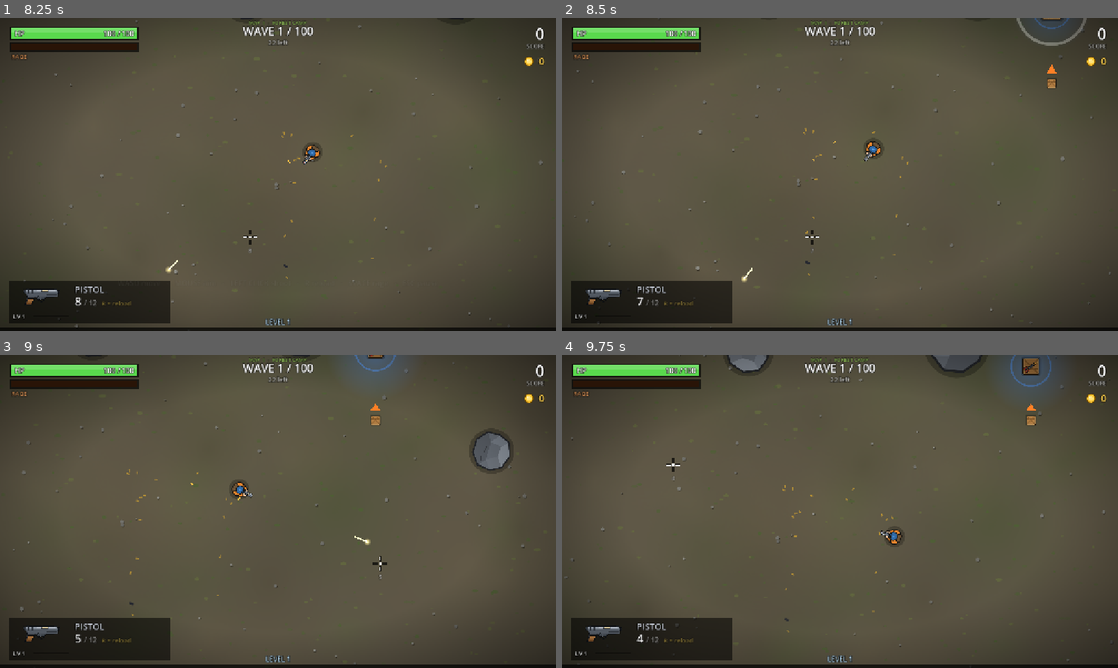
Above: before the commit, frames 1-4 (two rows, left to right).
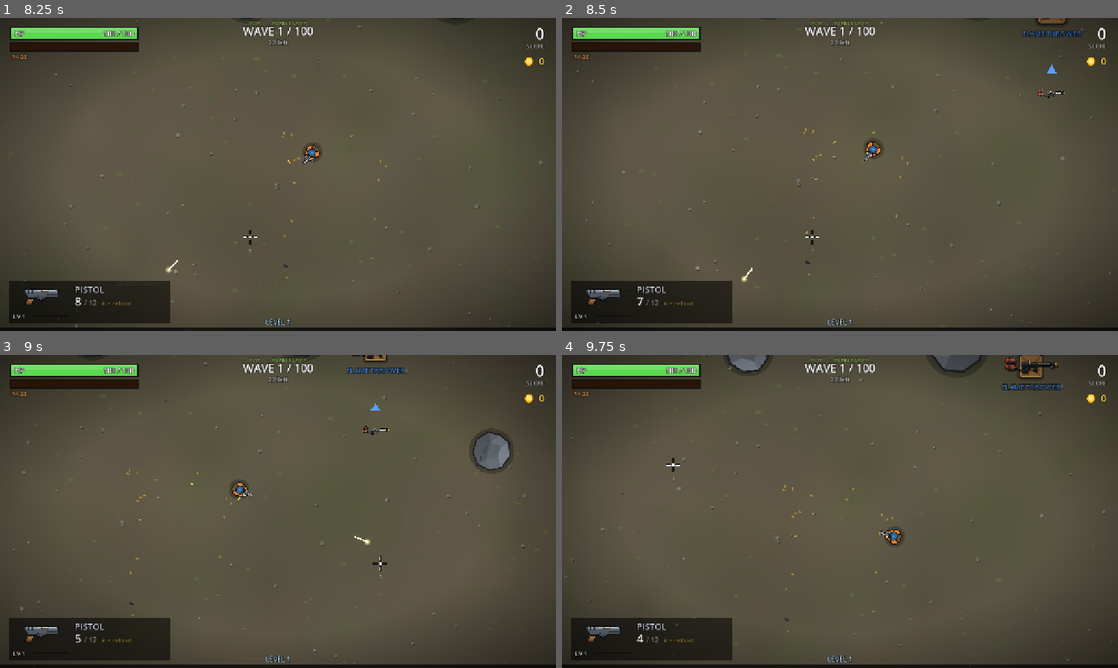
Above: after the commit, the same moments.

Repository: BitcoinPapi/rot-riot
Game: Godot game, scene res://scenes/main.tscn
The game is run twice, just before and just after one commit, with the same random seed, the same clock (stepped at 60 frames per second) and the same inputs.
Inputs (mouse positions are in pixels of both pictures, inside the frame that each line leads up to):
- Up to frame 1 (8.25 s): click "PLAY" at 0.5 s; click "START - FOREST CAMP" at 1.25 s; tap Enter (ui_accept) at 2, 2.27, 5.27 s; move the mouse to (250, 237) at 2.02 s; press the mouse at (250, 237) at 2.03 s; hold W (move_up) 2.03-2.75 s; release the mouse at (250, 237) at 2.75 s; drag from (444, 221) to (250, 237) at 2.77 s; move the mouse to (111, 127) at 3.52 s; hold A (move_left) 3.53-4.25 s; hold Space (rage) 3.53-4.25 s; click (111, 127) at 3.8 s; drag from (305, 174) to (111, 127) at 4.27 s; move the mouse to (194, 96) at 5.02 s; press the mouse at (194, 96) at 5.03 s; hold S (move_down) 5.03-5.75 s; release the mouse at (194, 96) at 5.75 s; drag from (400, 158) to (194, 96) at 5.77 s; move the mouse to (166, 190) at 6.52 s; hold W (move_up) 6.53-7.25 s; hold Space (rage) 6.53-7.25 s; click (166, 190) at 6.8 s; drag from (333, 105) to (166, 190) at 7.27 s; move the mouse to (250, 237) at 8.02 s; press the mouse at (250, 237) at 8.03 s; hold D (move_right) from 8.03 s (still down)
- Up to frame 2 (8.5 s): keep holding D (move_right); tap Enter (ui_accept) at 8.27 s
- Up to frame 3 (9 s): release D (move_right) at 8.75 s; release the mouse at (250, 574) at 8.75 s; drag from (444, 558) to (250, 574) at 8.77 s
- Up to frame 4 (9.75 s): move the mouse to (673, 464) at 9.52 s; hold S (move_down) from 9.53 s (still down); hold Space (rage) from 9.53 s (still down)

Frame 1 is identical in both runs. In frame 2, 0.7% of the frame differs, in the area x 81-95%, y 0-26%; in frame 3, 0.9%; in frame 4, 1.1%, in the area x 79-90%, y 0-23%.

Commit message:
Weapon crates: breakable, with a big weapon picture and no coloured circles
- Bullets, flames and blasts damage crates (a bullet stops in the wood);
  a destroyed crate takes its weapon with it. Damage is the weapon's plain
  damage, so upgrades do not make crates more fragile; blasts count double.
- The crate is larger, shows the weapon's side-view picture right across it
  and its name underneath in the rarity colour. Cracks and a small bar show
  damage. The glow and rings around crates are gone.
- Edge arrows show the weapon picture and only appear for things that are
  really off screen.

Co-Authored-By: Claude Fable 5.2 <noreply@anthropic.com>
Claude-Session: https://claude.ai/code/session_01MxsTBQzSFAhqViKNxZ6Ccv

Diff:
--- a/scripts/autoload/art.gd
+++ b/scripts/autoload/art.gd
@@ -134,6 +134,7 @@
 	# --- pickups ---
 	_svg("coin", 18, 18, SVG_COIN)
 	_svg("crate", 38, 38, SVG_CRATE)
+	_flash("crate")
 	_svg("medkit", 28, 28, SVG_MEDKIT)
 
 	# --- scenery ---
--- a/scripts/autoload/sfx.gd
+++ b/scripts/autoload/sfx.gd
@@ -44,6 +44,8 @@
 	"weapon_expire": [_make_weapon_expire, -6.0, 0.1],
 	"medkit": [_make_medkit, -4.0, 0.1],
 	"crate_spawn": [_make_crate_spawn, -6.0, 0.1],
+	"crate_hit": [_make_crate_hit, -6.0, 0.05],
+	"crate_break": [_make_crate_break, -2.0, 0.2],
 	"rage_ready": [_make_rage_ready, -4.0, 0.3],
 	"rage_start": [_make_rage_start, 1.0, 0.3],
 	"rage_end": [_make_rage_end, -6.0, 0.3],
@@ -769,6 +771,24 @@
 	s.tone(0.24, 0.26, 0.55, 880.0, 880.0, 0.12, Synth.TRIANGLE)
 
 
+func _make_crate_hit(s: Synth) -> void:
+	# A bullet thumping into wood.
+	s.length(0.14)
+	s.band(0.0, 0.1, 1.2, 0.03, 340.0, 4.0)
+	s.noise(0.0, 0.04, 0.7, 0.01, 3500.0, 1200.0, 0.0005, 500.0)
+
+
+func _make_crate_break(s: Synth) -> void:
+	# Planks cracking apart and clattering down.
+	s.length(0.6)
+	s.drive = 1.6
+	s.noise(0.0, 0.1, 1.4, 0.03, 5000.0, 900.0, 0.0005, 200.0)
+	s.band(0.0, 0.2, 1.0, 0.06, 280.0, 3.0)
+	for i in 5:
+		s.band(0.08 + i * 0.07, 0.05, 0.7 - i * 0.1, 0.015, 700.0 + 160.0 * i, 6.0)
+	s.reverb(0.2, 0.3, 2400.0)
+
+
 func _make_pet_bite(s: Synth) -> void:
 	# A short snarl and the snap of teeth.
 	s.length(0.16)
--- a/scripts/config.gd
+++ b/scripts/config.gd
@@ -421,7 +421,17 @@
 const CRATE_INTERVAL_MAX := 19.0
 const CRATE_MAX_ON_FIELD := 2
 const CRATE_LIFETIME := 26.0
-const CRATE_PICKUP_RADIUS := 30.0
+const CRATE_PICKUP_RADIUS := 34.0
+const CRATE_SIZE := 54.0                # how big the crate is drawn
+const CRATE_ICON_WIDTH := 104.0         # width of the weapon picture on it (big, so it can be read at a glance)
+# Crates are wood: your own bullets, flames and blasts break them, and what
+# was inside is lost. A hit takes the weapon's plain damage (your upgrades do
+# not make crates more fragile). Set CRATE_HP to 0 for crates that cannot break.
+const CRATE_HP := 150.0
+const CRATE_BLAST_MULT := 2.0           # explosions are this much harder on crates than bullets
+const CRATE_HIT_RADIUS := 24.0          # how big a target a crate is for bullets
+const CRATE_FLASH_TIME := 0.08          # it flashes white this long when hit
+const CRATE_BREAK_SHAKE := 0.25
 const CRATE_MIN_DIST_FROM_PLAYER := 260.0
 const CRATE_MAX_DIST_FROM_PLAYER := 700.0
 
--- a/scripts/dev/dev_tools.gd
+++ b/scripts/dev/dev_tools.gd
@@ -9,6 +9,7 @@
 ##   --gear=N           start with N random pieces of gear, some of them worn
 ##   --pets=N           own the first N pets and take the last of them along (use with --level=18 or more)
 ##   --drop-gear        one second into a run, drop a piece of every tier around the player (and one on top of them)
+##   --drop-crates      one second into a run, drop four weapon crates around the player (two of them damaged)
 ##   --map=N            play map N (unlocks it); --best=W sets the best wave cleared there, --start=W the starting wave
 ##   --level=N          start as a level N character with points to spend (for screenshots)
 ##   --armory-weapon=ID with --screen=armory: show this weapon
@@ -124,6 +125,12 @@
 			for i in drops.size():
 				game.pickups.spawn_gear(game.player.pos + Vector2.from_angle(-2.4 + 0.75 * i) * 190.0, drops[i])
 			game.pickups.spawn_gear(game.player.pos + Vector2(4.0, 0.0), "lucky_ring:2")
+		if _args.has("drop-crates") and _frame == 60:
+			var boxes := ["shotgun", "rifle", "launcher", "pistol"]
+			for i in boxes.size():
+				game.pickups.spawn_crate(game.player.pos + Vector2.from_angle(-2.6 + 0.9 * i) * 200.0, boxes[i])
+			game.pickups.damage_crate(game.pickups.crates[1], Config.CRATE_HP * 0.45, Vector2.RIGHT)
+			game.pickups.damage_crate(game.pickups.crates[2], Config.CRATE_HP * 0.75, Vector2.RIGHT)
 		if _args.has("god"):
 			game.player.hp = game.player.max_hp
 		if _args.has("bot") or _auto_bot:
@@ -796,6 +803,22 @@
 	pl.give_weapon("rifle")
 	pl.give_weapon("smg")
 	pl.refill_ammo()
+
+	# --- weapon crates can be shot to pieces ---
+	game.pickups.crates.clear()
+	game.pickups.spawn_crate(game.arena.clamp_inside(pl.pos + Vector2(0.0, 260.0), 80.0), "shotgun")
+	var box: Pickups.Crate = game.pickups.crates[0]
+	_check(is_equal_approx(box.hp, Config.CRATE_HP), "a fresh crate is undamaged")
+	game.projectiles.spawn(box.pos + Vector2(-70.0, 0.0), Vector2.RIGHT, Config.WEAPONS["pistol"], "pistol", 9999.0, 0.0)
+	await _until(func() -> bool: return box.hp < Config.CRATE_HP, 30)
+	_check(is_equal_approx(box.hp, Config.CRATE_HP - float(Config.WEAPONS["pistol"]["damage"])),
+			"a bullet stops in a weapon crate and damages it (by the weapon's plain damage, not yours)")
+	var box_hp := box.hp
+	game.projectiles.spawn(box.pos + Vector2(-90.0, 0.0), Vector2.RIGHT, Config.WEAPONS["launcher"], "launcher", 1.0, 0.0)
+	await _until(func() -> bool: return box.hp < box_hp, 60)
+	_check(box.hp <= 0.0, "a grenade blows a weapon crate apart")
+	await _until(func() -> bool: return not game.pickups.crates.has(box), 30)
+	_check(not game.pickups.crates.has(box) and pl.weapon_id == "smg", "a destroyed crate is gone, and its weapon with it")
 	_auto_bot = true
 
 	# --- wounded looks ---
--- a/scripts/game/hud.gd
+++ b/scripts/game/hud.gd
@@ -336,7 +336,8 @@
 ## are out of view.
 func _draw_crate_arrows() -> void:
 	for crate: Pickups.Crate in game.pickups.crates:
-		_edge_arrow(crate.pos, Config.WEAPONS[crate.weapon]["color"], Art.t("crate"), Color.WHITE)
+		_edge_arrow(crate.pos, Config.CRATE_RARITIES[String(Config.WEAPONS[crate.weapon]["rarity"])]["color"],
+				Art.t("icon_" + crate.weapon), Color.WHITE)
 	for piece: Pickups.Loot in game.pickups.loot:
 		var color: Color = Config.gear_tier_def(Config.gear_tier_of(piece.key))["color"]
 		_edge_arrow(piece.pos, color, Art.t("gear_" + String(Config.GEAR_ITEMS[Config.gear_item_of(piece.key)]["type"])),
@@ -344,9 +345,11 @@
 
 
 func _edge_arrow(world: Vector2, color: Color, icon: Texture2D, icon_color: Color) -> void:
+	# Only for things that really are off the screen; the arrow itself is kept
+	# clear of the bars at the top and bottom.
 	var view := Rect2(Vector2(46.0, 128.0), size - Vector2(92.0, 228.0))
 	var sp := _to_screen(world)
-	if view.has_point(sp):
+	if Rect2(Vector2.ZERO, size).grow(-12.0).has_point(sp):
 		return
 	var clamped := Vector2(clampf(sp.x, view.position.x, view.end.x), clampf(sp.y, view.position.y, view.end.y))
 	var dir := (sp - clamped).normalized()
@@ -354,7 +357,10 @@
 	var pulse := 1.0 + 0.15 * sin(_time * 8.0)
 	var tip := clamped + dir * 18.0 * pulse
 	draw_colored_polygon(PackedVector2Array([tip, clamped + side * 12.0, clamped - side * 12.0]), color)
-	draw_texture_rect(icon, Rect2(clamped - dir * 22.0 - Vector2(13, 13), Vector2(26, 26)), false, icon_color)
+	# (Weapon pictures are wide: keep their shape.)
+	var shape := icon.get_size()
+	var icon_size := Vector2(26, 26) if is_equal_approx(shape.x, shape.y) else Vector2(64.0, 64.0 * shape.y / shape.x)
+	draw_texture_rect(icon, Rect2(clamped - dir * (14.0 + icon_size.x * 0.5) - icon_size * 0.5, icon_size), false, icon_color)
 
 
 func _to_screen(world: Vector2) -> Vector2:
--- a/scripts/game/pickups.gd
+++ b/scripts/game/pickups.gd
@@ -13,6 +13,8 @@
 	var weapon := ""
 	var life := 0.0
 	var age := 0.0
+	var hp: float = Config.CRATE_HP     # bullets and blasts wear it down (see damage_crate)
+	var flash := 0.0                    # white flash after a hit
 
 class Medkit:
 	var pos := Vector2.ZERO
@@ -29,6 +31,7 @@
 var crates: Array[Crate] = []
 var medkits: Array[Medkit] = []
 var loot: Array[Loot] = []
+var crate_t := 2.0               # how far along the last tested path a crate was hit (see crate_on_segment)
 var coin_count := 0
 
 var _coin_pos := PackedVector2Array()
@@ -41,6 +44,7 @@
 
 var _coin_tex: Texture2D
 var _crate_tex: Texture2D
+var _crate_flash_tex: Texture2D
 var _medkit_tex: Texture2D
 var _glow: Texture2D
 var _ring_tex: Texture2D
@@ -52,6 +56,7 @@
 	_font = ThemeDB.fallback_font
 	_coin_tex = Art.t("coin")
 	_crate_tex = Art.t("crate")
+	_crate_flash_tex = Art.t("crate_flash")
 	_medkit_tex = Art.t("medkit")
 	_glow = Art.t("glow")
 	var cap: int = Config.MAX_COINS_ON_FIELD
@@ -133,8 +138,71 @@
 	c.life = Config.CRATE_LIFETIME
 	crates.append(c)
 	game.fx.dust(c.pos, 8)
-	game.fx.ring(c.pos, 10.0, 90.0, 0.4, Color(1, 1, 1, 0.6))
 	Sfx.play("crate_spawn")
+
+
+# ----------------------------------------------------------------------------
+#  Crates can be shot to pieces
+# ----------------------------------------------------------------------------
+## The first crate a shot flying from `a` to `b` runs into (null = none).
+## `crate_t` is then how far along that path (0..1) it is hit. Crates in
+## `ignore` (already burnt by this puff of fire) are skipped.
+func crate_on_segment(a: Vector2, b: Vector2, shot_radius: float, ignore: Array) -> Crate:
+	crate_t = 2.0
+	if Config.CRATE_HP <= 0.0:
+		return null
+	var best: Crate = null
+	var d := b - a
+	var len2 := d.length_squared()
+	var reach: float = Config.CRATE_HIT_RADIUS + shot_radius
+	for c: Crate in crates:
+		if c.hp <= 0.0 or ignore.has(c):
+			continue
+		var f := a - c.pos
+		var t := 0.0
+		if f.length_squared() > reach * reach:
+			# Where the path first enters the circle around the crate.
+			if len2 <= 0.0001:
+				continue
+			var half_b := f.dot(d)
+			var disc := half_b * half_b - len2 * (f.length_squared() - reach * reach)
+			if disc < 0.0:
+				continue
+			t = (-half_b - sqrt(disc)) / len2
+			if t < 0.0 or t > 1.0:
+				continue
+		if t < crate_t:
+			crate_t = t
+			best = c
+	return best
+
+
+## Wear a crate down. At zero it bursts and the weapon inside is lost.
+func damage_crate(c: Crate, amount: float, dir: Vector2) -> void:
+	if Config.CRATE_HP <= 0.0 or c.hp <= 0.0 or amount <= 0.0:
+		return
+	c.hp -= amount
+	c.flash = Config.CRATE_FLASH_TIME
+	game.fx.dust(c.pos - dir * 14.0, 2)
+	if c.hp > 0.0:
+		Sfx.play("crate_hit", 0.0, 0.15)
+		return
+	c.life = 0.0                      # (tick() takes it off the field)
+	game.fx.dust(c.pos, 16)
+	game.fx.sparks(c.pos, dir, 6)
+	game.fx.text(c.pos + Vector2(0, -34), "%s CRATE DESTROYED" % String(Config.WEAPONS[c.weapon]["name"]), Color(1.0, 0.45, 0.35), 17, 1.3)
+	game.shake(Config.CRATE_BREAK_SHAKE)
+	Sfx.play("crate_break")
+
+
+## An explosion at `at`: crates inside take the blast, less toward the edge.
+func blast_crates(at: Vector2, radius: float, amount: float, edge: float) -> void:
+	for c: Crate in crates:
+		var away := c.pos - at
+		var d := away.length()
+		if d < radius + Config.CRATE_HIT_RADIUS:
+			damage_crate(c, amount * Config.CRATE_BLAST_MULT * lerpf(1.0, edge, clampf(d / radius, 0.0, 1.0)),
+					away / d if d > 0.01 else Vector2.RIGHT)
 
 
 func spawn_medkit(at: Vector2) -> void:
@@ -248,7 +316,8 @@
 		var c := crates[i]
 		c.life -= dt
 		c.age += dt
-		var taken := can_collect and c.pos.distance_to(ppos) < Config.CRATE_PICKUP_RADIUS + player.radius
+		c.flash = maxf(c.flash - dt, 0.0)
+		var taken := can_collect and c.hp > 0.0 and c.pos.distance_to(ppos) < Config.CRATE_PICKUP_RADIUS + player.radius
 		if taken:
 			game.collect_crate(c)
 		if taken or c.life <= 0.0:
@@ -340,33 +409,45 @@
 		draw_texture_rect(icon, Rect2(l.pos + bob - Vector2(s, s) * 0.5 + Vector2(1.0, 2.0), Vector2(s, s)), false, Color(0, 0, 0, 0.6))
 		draw_texture_rect(icon, Rect2(l.pos + bob - Vector2(s, s) * 0.5, Vector2(s, s)), false, color.lightened(0.35))
 
+	# Weapon crates: a wooden box with a big picture of the weapon inside and
+	# its name underneath, in the colour of its rarity.
 	for c: Crate in crates:
 		if c.life < 5.0 and not blink_on:
 			continue
 		var w: Dictionary = Config.WEAPONS[c.weapon]
-		# The glow shows the crate's rarity; rarer crates glow bigger and brighter.
-		var rarity := String(w["rarity"])
-		var tier: int = Config.CRATE_RARITY_ORDER.find(rarity)
-		var color: Color = Config.CRATE_RARITIES[rarity]["color"]
+		var rarity_color: Color = Config.CRATE_RARITIES[String(w["rarity"])]["color"]
 		# Drops in with a bounce, then bobs gently.
 		var drop := 1.0 + maxf(0.3 - c.age, 0.0) * 2.5
-		var s := 38.0 * drop * (1.0 + 0.05 * sin(_time * 4.0))
-		var halo := 104.0 + 34.0 * tier + (12.0 + 6.0 * tier) * sin(_time * (4.0 + tier))
-		draw_texture_rect(_glow, Rect2(c.pos - Vector2(halo, halo) * 0.5, Vector2(halo, halo)), false,
-				Color(color.r, color.g, color.b, 0.32 + 0.12 * tier))
-		if tier > 0:
-			var ring := 62.0 + 10.0 * tier + 4.0 * sin(_time * 6.0)
-			draw_texture_rect(_ring_tex, Rect2(c.pos - Vector2(ring, ring) * 0.5, Vector2(ring, ring)), false,
-					Color(color.r, color.g, color.b, 0.55))
-		draw_texture_rect(_crate_tex, Rect2(c.pos - Vector2(s, s) * 0.5, Vector2(s, s)), false)
-		# The weapon inside is shown on the lid.
-		var gun: Texture2D = Art.t("gun_" + c.weapon)
-		var gsize := Art.size_of("gun_" + c.weapon) * 0.62 * drop
-		draw_set_transform(c.pos, -0.6, Vector2.ONE)
-		draw_texture_rect(gun, Rect2(-gsize * 0.5, gsize), false)
-		draw_set_transform(Vector2.ZERO, 0.0, Vector2.ONE)
+		var s: float = Config.CRATE_SIZE * drop * (1.0 + 0.04 * sin(_time * 4.0))
+		var box := Rect2(c.pos - Vector2(s, s) * 0.5, Vector2(s, s))
+		var worn := clampf(c.hp / Config.CRATE_HP, 0.0, 1.0) if Config.CRATE_HP > 0.0 else 1.0
+		draw_texture_rect(_crate_flash_tex if c.flash > 0.0 else _crate_tex, box, false,
+				Color(1, 1, 1).lerp(Color(0.62, 0.55, 0.5), 1.0 - worn))
+		# A shot-up crate shows its cracks.
+		if worn < 0.67:
+			draw_line(c.pos + Vector2(-s * 0.38, -s * 0.3), c.pos + Vector2(-s * 0.05, -s * 0.05), Color(0.08, 0.05, 0.03, 0.85), 2.5)
+			draw_line(c.pos + Vector2(-s * 0.05, -s * 0.05), c.pos + Vector2(-s * 0.18, s * 0.22), Color(0.08, 0.05, 0.03, 0.85), 2.5)
+		if worn < 0.34:
+			draw_line(c.pos + Vector2(s * 0.4, -s * 0.2), c.pos + Vector2(s * 0.1, s * 0.08), Color(0.08, 0.05, 0.03, 0.85), 2.5)
+			draw_line(c.pos + Vector2(s * 0.1, s * 0.08), c.pos + Vector2(s * 0.3, s * 0.4), Color(0.08, 0.05, 0.03, 0.85), 2.5)
+		# The weapon inside, large, straight across the lid.
+		var icon: Texture2D = Art.t("icon_" + c.weapon)
+		var icon_size := Art.size_of("icon_" + c.weapon)
+		var isize := Vector2(Config.CRATE_ICON_WIDTH, Config.CRATE_ICON_WIDTH * icon_size.y / icon_size.x) * drop
+		var icon_at := c.pos + Vector2(0.0, -2.0 - 2.0 * sin(_time * 3.0))
+		draw_texture_rect(icon, Rect2(icon_at - isize * 0.5 + Vector2(2.0, 3.0), isize), false, Color(0, 0, 0, 0.55))
+		draw_texture_rect(icon, Rect2(icon_at - isize * 0.5, isize), false)
+		var label := String(w["name"])
+		var label_at := c.pos + Vector2(-90.0, s * 0.5 + 17.0)
+		draw_string_outline(_font, label_at, label, HORIZONTAL_ALIGNMENT_CENTER, 180.0, 14, 6, Color(0, 0, 0, 0.9))
+		draw_string(_font, label_at, label, HORIZONTAL_ALIGNMENT_CENTER, 180.0, 14, rarity_color)
+		# How much more it can take, once it has been hit.
+		if worn < 1.0:
+			var bar := Rect2(c.pos + Vector2(-22.0, s * 0.5 + 22.0), Vector2(44.0, 4.0))
+			draw_rect(bar.grow(1.0), Color(0, 0, 0, 0.7))
+			draw_rect(Rect2(bar.position, Vector2(bar.size.x * worn, bar.size.y)), Color(0.9, 0.3, 0.2).lerp(Color(0.95, 0.8, 0.4), worn))
 		# "x2": picking this one up would put one in each hand.
 		if game.player.alive and game.player.would_dual(c.weapon):
-			var at := c.pos + Vector2(9.0, -15.0)
-			draw_string_outline(_font, at, "x2", HORIZONTAL_ALIGNMENT_LEFT, -1, 17, 6, Color(0, 0, 0, 0.9))
-			draw_string(_font, at, "x2", HORIZONTAL_ALIGNMENT_LEFT, -1, 17, Color(1.0, 0.9, 0.35))
+			var at := c.pos + Vector2(s * 0.5 - 4.0, -s * 0.5 + 4.0)
+			draw_string_outline(_font, at, "x2", HORIZONTAL_ALIGNMENT_LEFT, -1, 19, 6, Color(0, 0, 0, 0.9))
+			draw_string(_font, at, "x2", HORIZONTAL_ALIGNMENT_LEFT, -1, 19, Color(1.0, 0.9, 0.35))
--- a/scripts/game/projectiles.gd
+++ b/scripts/game/projectiles.gd
@@ -85,7 +85,24 @@
 
 		var wall_t := arena.segment_hit(from, to)
 		var e := enemies.segment_hit(from, to, s.radius, s.hit)
-		if s.flame:
+		# Weapon crates are in the way too: a bullet that reaches one before it
+		# reaches a zombie or a rock stops in the wood (and wears the crate down).
+		var crate := game.pickups.crate_on_segment(from, to, s.radius, s.hit)
+		var crate_t: float = game.pickups.crate_t
+		var crate_first := crate != null and crate_t <= wall_t and (e == null or crate_t <= enemies.hit_t)
+		if crate_first and not s.flame:
+			var crate_at := from.lerp(to, crate_t)
+			if s.grenade:
+				explode(crate_at, s)
+			else:
+				game.pickups.damage_crate(crate, float(s.w["damage"]), s.dir)
+			to = crate_at
+			done = true
+		elif s.flame:
+			# Fire licks at a crate once per puff and carries on.
+			if crate != null and crate_t <= wall_t:
+				s.hit.append(crate)
+				game.pickups.damage_crate(crate, float(s.w["damage"]), s.dir)
 			# Fire washes over everything in its path; each puff burns a zombie once.
 			var guard := 0
 			while e != null and enemies.hit_t <= wall_t and guard < 8:
@@ -156,6 +173,7 @@
 		var dir := away / d if d > 0.01 else s.dir
 		var f := clampf(d / radius, 0.0, 1.0)
 		game.enemies.damage(e, s.damage * lerpf(1.0, edge, f), dir, force * lerpf(1.0, Config.BLAST_EDGE_KNOCKBACK, f), stagger, 0.0, s.wid, s.crit)
+	game.pickups.blast_crates(at, radius, float(w["damage"]), edge)
 	game.fx.explosion(at, radius)
 	game.decals.scorch(at, radius * 0.75)
 	game.shake(float(w["blast_shake"]))
